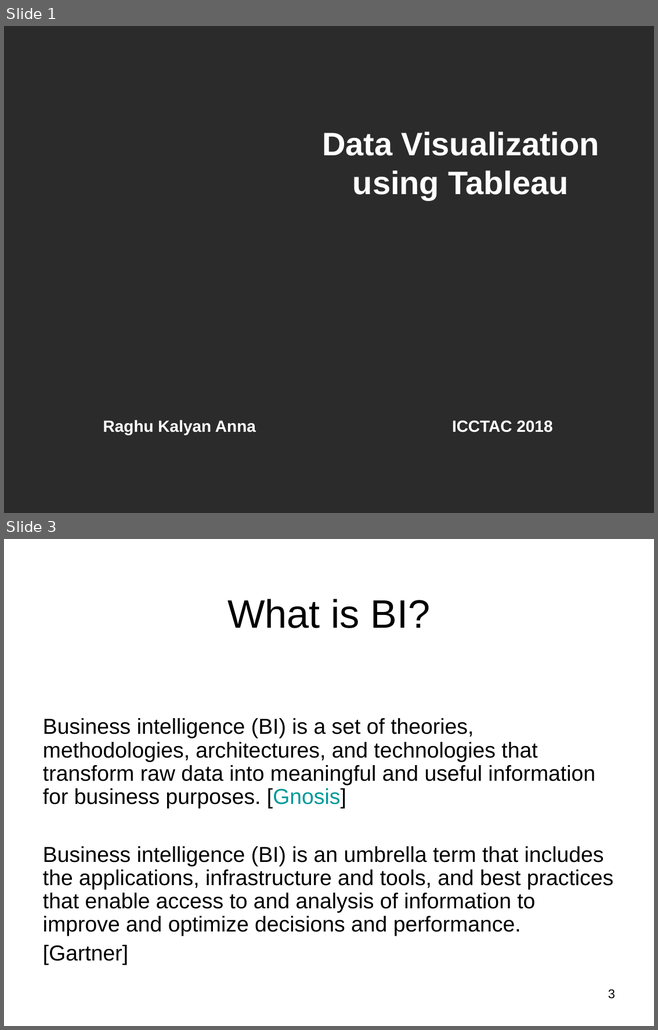
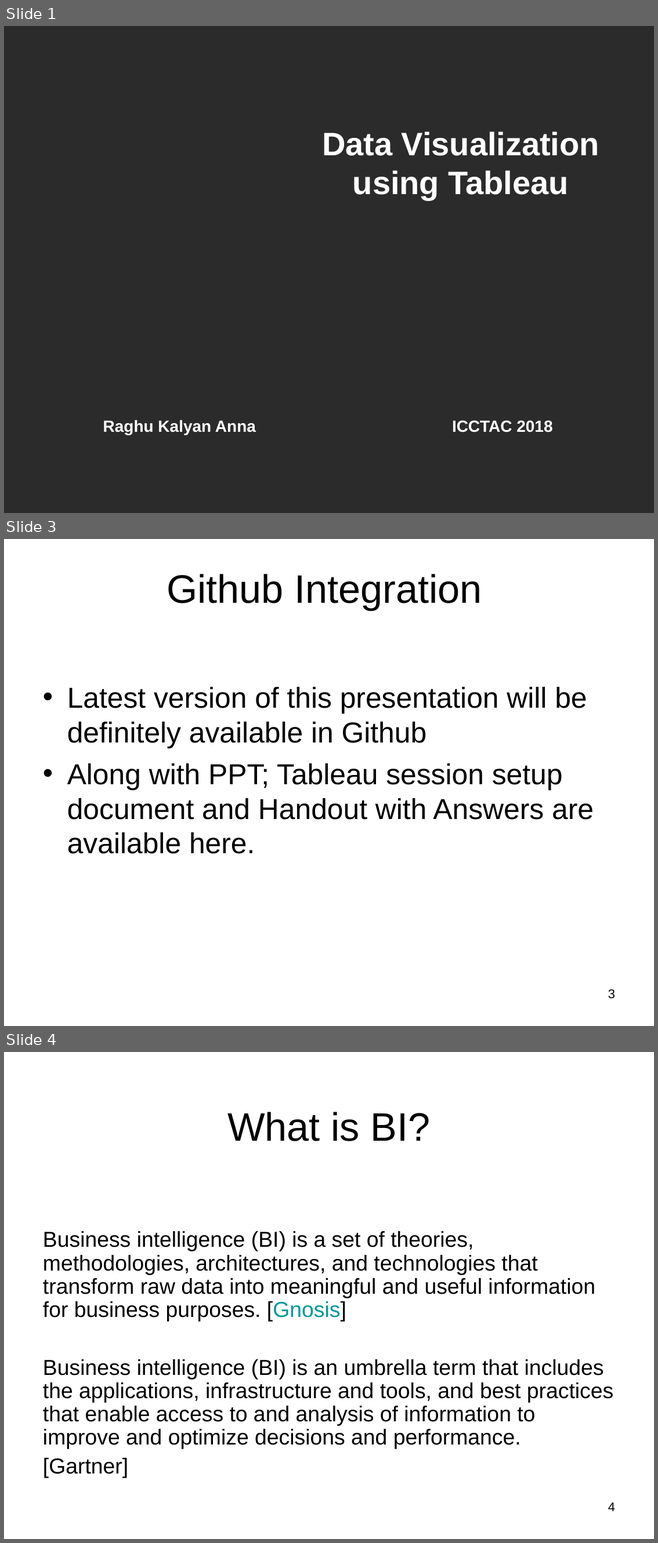
Before and after one commit to raghu-icecraft/tech-talks, a slide deck: Tableau_Feb 18/Tableau_Workshop_ICCTAC.ppt. Shown one above the other, each under a label of ours: slides 1 and 3 before the commit, slides 1, 3 and 4 after it; the slides between them are not shown. The pictures are 658x1030 and 658x1543 pixels, drawn with LibreOffice and Linux fonts; fonts in the diff are those of the drawing; background and template pictures are left out; a plain dark background stands for a picture behind light text. Boxes give left, top, right and bottom in pixels: in the first picture for what was removed or moved away, otherwise in the second. Text is boxed around its words. In the diff, an @@ line names an element or a change of style, - is before the commit and + after.

Commit message:
Updated the tableau presentation with Github Integration slide.

```diff
--- a/Tableau_Feb 18/Tableau_Workshop_ICCTAC.ppt
+++ b/Tableau_Feb 18/Tableau_Workshop_ICCTAC.ppt
@@ slide 3 added at bbox=[4, 539, 654, 1026], background picture (left out) @@
@@ text added at bbox=[166, 574, 482, 610], 44 pt, text #000000 @@
+Github Integration
@@ text added at bbox=[67, 687, 593, 854], 32 pt, text #000000 @@
+• Latest version of this presentation will be definitely available in Github
+• Along with PPT; Tableau session setup document and Handout with Answers are available here.
@@ page number added at bbox=[608, 989, 615, 999], 14 pt, text #000000 @@
+3
@@ what was slide 3 is now slide 4 @@
@@ page number at bbox=[608, 1503, 615, 1511]: text changed @@
-3
+4
```
Also in this commit, not shown: 3 slides changed.
